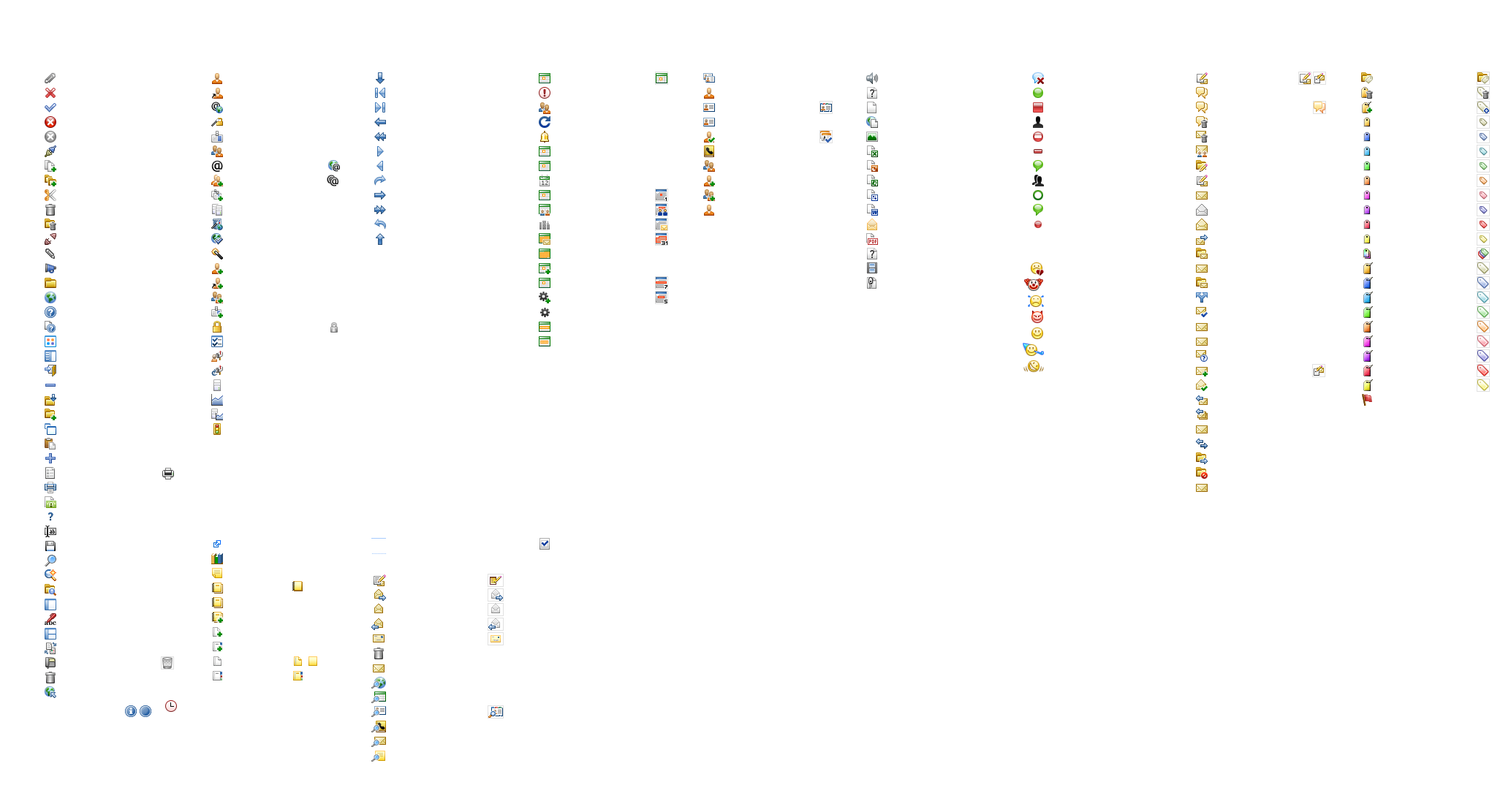
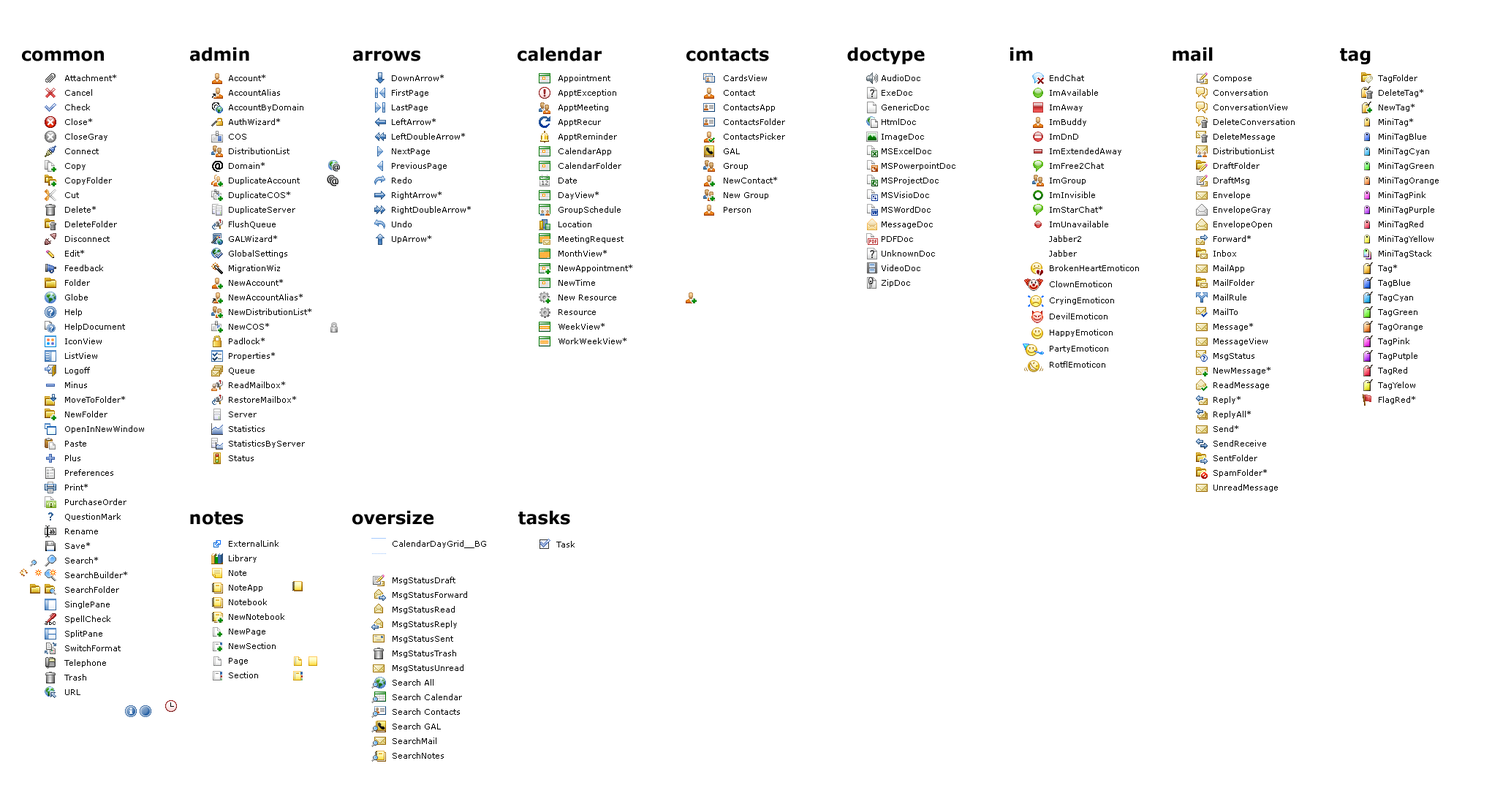
Layer changes from the first w=1511, h=804 image to the second:
hid "icon alternates", painted on it over [160, 71, 1491, 719]
removed layer "Layer 2" over [538, 87, 551, 319]
painted on "icons" over [19, 71, 1374, 762]
showed group "bg" (1st of 2) (17 layers) over [19, 46, 1491, 762]
painted on "admin names" over [228, 220, 312, 462]
